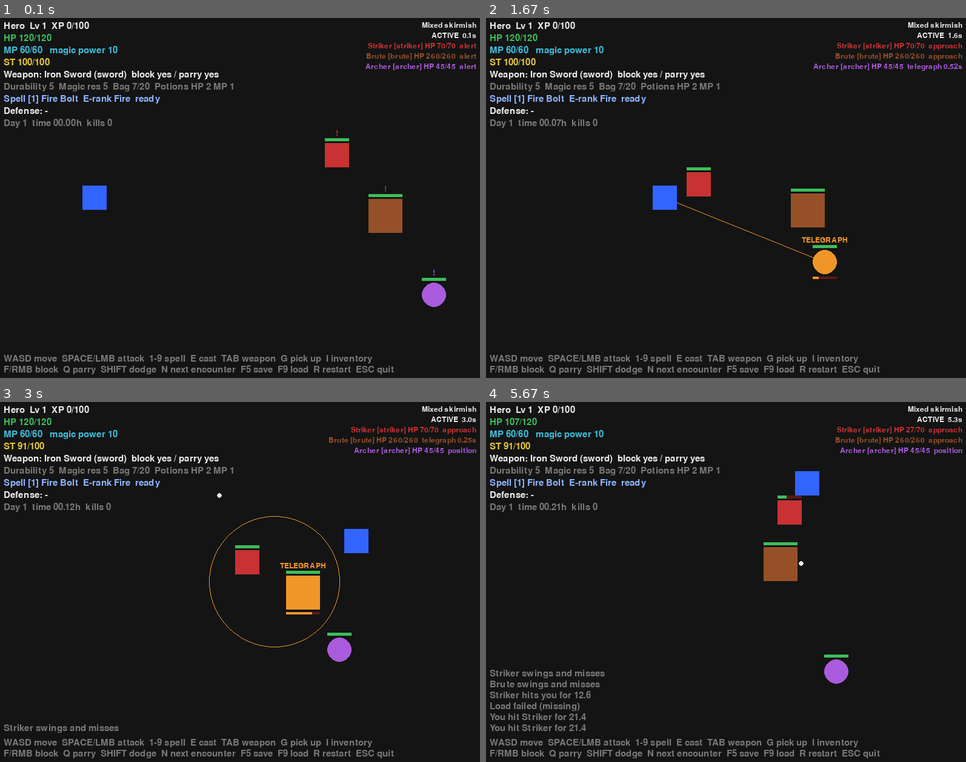
Above: before the commit, frames 1-4 (two rows, left to right).
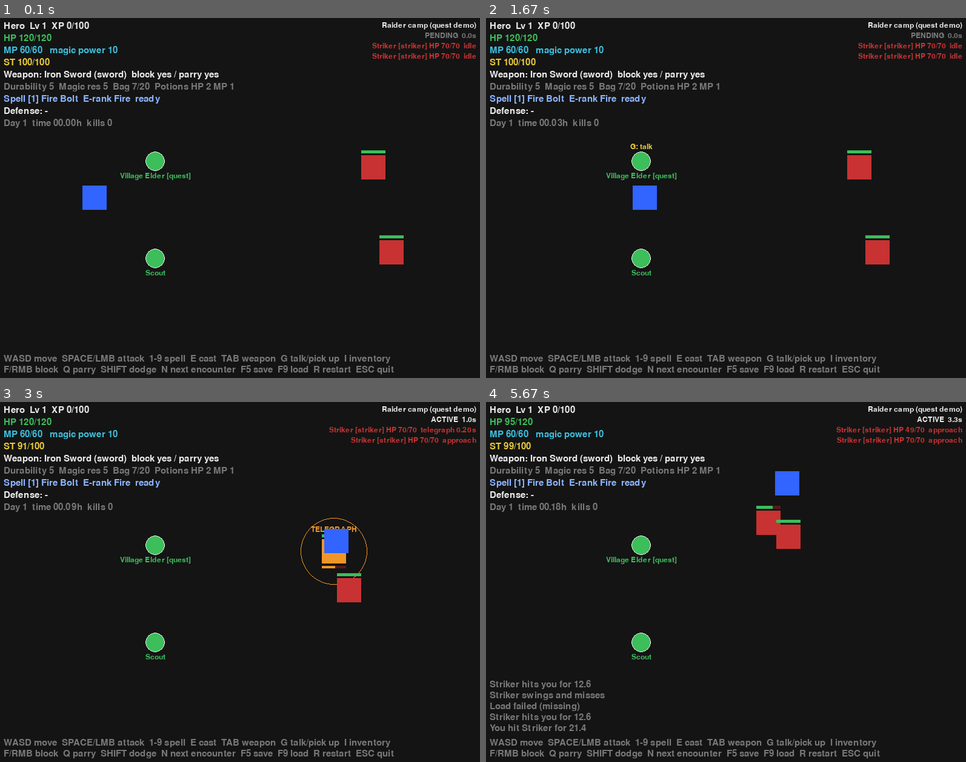
Above: after the commit, the same moments.

Repository: st10490392/magical-conquest-
Game: pygame game, started from main.py
The game is run twice, just before and just after one commit, with the same random seed, the same clock (stepped at 60 frames per second) and the same inputs.
Inputs:
- Up to frame 1 (0.1 s): no input
- Up to frame 2 (1.67 s): hold Space 0.33-0.8 s; hold D 0.33-0.8 s; tap G at 0.83, 1.65 s; tap Space at 1.17 s; hold D from 1.5 s (still down)
- Up to frame 3 (3 s): release D at 1.97 s; tap Shift at 2 s; hold W 2.33-2.63 s; hold D from 2.67 s (still down); tap G at 2.82 s
- Up to frame 4 (5.67 s): release D at 3.13 s; hold A 3.17-3.7 s; hold S 3.73-4.03 s; tap I at 4.07, 4.4 s; hold F9 4.73-5.1 s; hold W 4.73-5.1 s; hold W 5.13-5.5 s; tap Space at 5.2, 5.6 s; hold D from 5.53 s (still down)

The runs differ from the first frame. In frame 1, 3.8% of the frame differs, in the area x 25-100%, y 1-96%; in frame 2, 4.8%; in frame 3, 4.9%; in frame 4, 5.0%, in the area x 0-100%, y 1-96%.

Commit message:
feat: integrate NPC dialogue and quest demo into prototype

Diff:
--- a/game/encounters/catalog.py
+++ b/game/encounters/catalog.py
@@ -20,6 +20,11 @@
         EncounterSpec("striker_drill", "Striker drill", (SpawnSpec("striker", 600, 300),)),
         EncounterSpec("archer_drill", "Archer drill", (SpawnSpec("archer", 620, 300),)),
         EncounterSpec("brute_drill", "Brute drill", (SpawnSpec("brute", 600, 300),)),
+        # MC-005 quest demo: the raider camp waits until you walk up to it.
+        EncounterSpec("quest_camp", "Raider camp (quest demo)", (
+            SpawnSpec("striker", 620, 250),
+            SpawnSpec("striker", 650, 390),
+        ), trigger_range=260, repeat_on_clear=True),
         EncounterSpec("goblin_training", "Goblin training (MC-002)", (SpawnSpec("goblin", 600, 300),),
                       repeat_on_clear=True),
     )
--- /dev/null
+++ b/game/presentation/dialogue_panel.py
@@ -0,0 +1,71 @@
+"""Dialogue overlay and quest tracker for the Pygame prototype.
+
+Presentation only: the conversation, its options and all effects come from
+``game.dialogue`` via the session.
+"""
+
+from __future__ import annotations
+
+import textwrap
+from typing import List, Tuple
+
+import pygame
+
+from game.quests.model import QuestStatus
+from game.session import GameSession
+
+PANEL_BG = (28, 32, 30)
+WHITE = (235, 235, 235)
+GREY = (140, 140, 140)
+GOLD = (230, 200, 90)
+GREEN = (90, 200, 110)
+
+NUMBER_KEYS = {getattr(pygame, f"K_{n}"): n - 1 for n in range(1, 10)}
+
+
+def handle_dialogue_key(key: int, session: GameSession) -> None:
+    conversation = session.conversation
+    if conversation is None:
+        return
+    if key in (pygame.K_ESCAPE, pygame.K_g) or conversation.ended:
+        session.end_conversation()
+    elif key in NUMBER_KEYS:
+        session.choose_dialogue(NUMBER_KEYS[key])
+
+
+def draw_dialogue(screen: pygame.Surface, font: pygame.font.Font, small: pygame.font.Font, session: GameSession) -> None:
+    conversation = session.conversation
+    if conversation is None:
+        return
+    rect = pygame.Rect(60, screen.get_height() - 250, screen.get_width() - 120, 170)
+    pygame.draw.rect(screen, PANEL_BG, rect)
+    pygame.draw.rect(screen, GOLD, rect, 1)
+    screen.blit(font.render(conversation.speaker, True, GOLD), (rect.x + 10, rect.y + 8))
+    y = rect.y + 32
+    for line in textwrap.wrap(conversation.node.text, 80)[:3]:
+        screen.blit(small.render(line, True, WHITE), (rect.x + 10, y))
+        y += 18
+    y += 6
+    if conversation.ended:
+        screen.blit(small.render("(press any key to close)", True, GREY), (rect.x + 10, y))
+        return
+    for index, option in enumerate(conversation.options()[:5]):
+        screen.blit(small.render(f"{index + 1}. {option.text}", True, GREEN), (rect.x + 16, y))
+        y += 18
+    screen.blit(small.render("1-9 choose   Esc/G leave   (game paused)", True, GREY), (rect.x + 10, rect.bottom - 20))
+
+
+def tracker_lines(session: GameSession) -> List[Tuple[str, Tuple[int, int, int]]]:
+    """Active quests with objective progress (the objective tracker)."""
+    quests = session.campaign.quests
+    count = session.player.inventory.count
+    lines = []
+    for quest_id in quests.active():
+        definition = quests.definitions[quest_id]
+        ready = quests.status(quest_id, count) is QuestStatus.READY_TO_TURN_IN
+        lines.append((f"{definition.title}{' - return to turn in' if ready else ''}", GOLD))
+        for objective in definition.objectives:
+            done, required = quests.objective_progress(quest_id, objective.objective_id, count)
+            colour = GREEN if done >= required else WHITE
+            lines.append((f"  {objective.description or objective.target}: {done}/{required}", colour))
+    return lines
--- a/game/presentation/pygame_app.py
+++ b/game/presentation/pygame_app.py
@@ -17,6 +17,7 @@
 from game.encounters.encounter import EncounterStatus
 from game.entities.enemy import Enemy
 from game.items.ground import PICKUP_RADIUS
+from game.presentation.dialogue_panel import draw_dialogue, handle_dialogue_key, tracker_lines
 from game.presentation.inventory_panel import InventoryPanel
 from game.magic.casting import check_spell_requirements
 from game.persistence.save_manager import SaveManager
@@ -49,7 +50,7 @@
     AIState.RETREAT: "retreat",
 }
 
-DEMO_ENCOUNTER_ID = "mixed_skirmish"
+DEMO_ENCOUNTER_ID = "quest_camp"  # MC-005 quest demo; N cycles the rest
 ENCOUNTER_ORDER = tuple(ENCOUNTERS)
 
 
@@ -241,6 +242,16 @@
 
     for enemy in session.enemies:
         draw_enemy(screen, small, enemy, player)
+    npc_near = session.nearby_npc()
+    for npc in session.npcs:
+        x, y = int(npc.position.x), int(npc.position.y)
+        pygame.draw.circle(screen, GREEN, (x, y), 16)
+        pygame.draw.circle(screen, WHITE, (x, y), 16, 1)
+        label = small.render(npc.name + (" [quest]" if npc.is_quest_giver else ""), True, GREEN)
+        screen.blit(label, label.get_rect(midtop=(x, y + 18)))
+        if npc is npc_near or (npc_near is not None and npc.npc_id == npc_near.npc_id):
+            prompt = small.render("G: talk", True, YELLOW)
+            screen.blit(prompt, prompt.get_rect(midbottom=(x, y - 18)))
     for drop in session.ground.drops:
         x, y = int(drop.position.x), int(drop.position.y)
         pygame.draw.polygon(screen, YELLOW, [(x, y - 7), (x + 7, y), (x, y + 7), (x - 7, y)])
@@ -266,7 +277,8 @@
 
     for i, (text, colour) in enumerate(hud_lines(session)):
         screen.blit(font.render(text, True, colour), (10, 10 + i * 20))
-    for i, (text, colour) in enumerate(encounter_lines(session)):
+    right = encounter_lines(session) + tracker_lines(session)
+    for i, (text, colour) in enumerate(right):
         surface = small.render(text, True, colour)
         screen.blit(surface, (WIDTH - surface.get_width() - 10, 10 + i * 17))
 
@@ -274,7 +286,7 @@
         screen.blit(font.render(text, True, GREY), (10, HEIGHT - 66 - i * 18))
 
     help_lines = (
-        "WASD move  SPACE/LMB attack  1-9 spell  E cast  TAB weapon  G pick up  I inventory",
+        "WASD move  SPACE/LMB attack  1-9 spell  E cast  TAB weapon  G talk/pick up  I inventory",
         "F/RMB block  Q parry  SHIFT dodge  N next encounter  F5 save  F9 load  R restart  ESC quit",
     )
     for i, text in enumerate(help_lines):
@@ -316,7 +328,9 @@
                 if event.type == pygame.QUIT:
                     running = False
                 elif event.type == pygame.KEYDOWN:
-                    if panel.open and event.key in (pygame.K_ESCAPE, pygame.K_i):
+                    if session.conversation is not None:
+                        handle_dialogue_key(event.key, session)
+                    elif panel.open and event.key in (pygame.K_ESCAPE, pygame.K_i):
                         panel.toggle()
                     elif panel.open:
                         panel.handle_key(event.key, session)
@@ -332,7 +346,7 @@
                         session.log(f"Encounter: {session.encounter.spec.name}")
                     elif event.key == pygame.K_F5:
                         if session.player.is_alive:
-                            saves.save(session.player, session.world)
+                            saves.save(session.player, session.world, session.campaign)
                             session.log(f"Saved to {saves.path.name}")
                         else:
                             session.log("Cannot save while dead")
@@ -340,7 +354,8 @@
                         result = saves.load()
                         if result.ok:
                             session = GameSession(
-                                player=result.player, world=result.world, arena=arena, encounter_id=encounter_id
+                                player=result.player, world=result.world, arena=arena, encounter_id=encounter_id,
+                                campaign=result.campaign,
                             )
                             session.log("Save loaded")
                         else:
@@ -349,11 +364,13 @@
                         inputs.handle_keydown(event.key)
 
             controls = inputs.build()
-            if not panel.open:  # the inventory pauses the prototype
+            paused = panel.open or session.conversation is not None
+            if not paused:  # inventory and dialogue pause the prototype
                 session.update(dt, controls)
             draw(screen, font, session, small)
             if panel.open:
                 panel.draw(screen, font, small, session)
+            draw_dialogue(screen, font, small, session)
             pygame.display.flip()
 
             frames += 1
--- a/game/session.py
+++ b/game/session.py
@@ -16,7 +16,21 @@
 from game.core.combat import AttackOutcome, AttackResult
 from game.core.defense import DefenseAction
 from game.core.entity import DeathRecord
+from game.campaign import Campaign, CampaignContext
 from game.core.vector import Vec2
+from game.dialogue.catalog import get_dialogue
+from game.dialogue.conversation import ChoiceResult, Conversation
+from game.events.bus import EventBus
+from game.events.events import (
+    EnemyDefeated,
+    ItemObtained,
+    LocationReached,
+    NpcInteracted,
+    QuestProgressed,
+    QuestStatusChanged,
+)
+from game.npcs.catalog import get_npc
+from game.npcs.definitions import NpcDefinition, can_interact
 from game.encounters.catalog import get_encounter
 from game.encounters.encounter import CombatEvent, Encounter, EncounterStatus
 from game.entities.enemy import Enemy
@@ -56,6 +70,10 @@
 # with the mixed MC-003 encounter instead.
 DEFAULT_ENCOUNTER_ID = "goblin_training"
 
+# Which prototype NPCs stand in which sandbox scenario (MC-006 replaces this
+# with zones).
+SCENARIO_NPCS = {"quest_camp": ("proto_elder", "proto_scout")}
+
 # Order in which TAB cycles weapons; None means unarmed.
 WEAPON_CYCLE = (*WEAPONS.keys(), None)
 
@@ -76,7 +94,7 @@
     dodge: bool = False
     cycle_weapon: bool = False
     select_spell: Optional[int] = None  # 0-based index into the spellbook
-    interact: bool = False  # pick up nearby loot
+    interact: bool = False  # talk to a nearby NPC, else pick up nearby loot
 
 
 @dataclass
@@ -107,9 +125,19 @@
     ground: GroundLoot = field(default_factory=GroundLoot)
     # Loot randomness; seeded so headless runs are reproducible.
     rng: random.Random = field(default_factory=lambda: random.Random(0))
+    campaign: Campaign = field(default_factory=Campaign)
+    bus: EventBus = field(default_factory=EventBus)
+    conversation: Optional[Conversation] = None
+    talking_to: Optional[NpcDefinition] = None
     _respawn_timer: float = 0.0
 
     def __post_init__(self) -> None:
+        # Quests react to domain events instead of being called by combat.
+        for event_type in (EnemyDefeated, NpcInteracted, LocationReached):
+            self.bus.subscribe(event_type, self.campaign.quests.handle)
+        self.campaign.quests.attach(self.bus.publish)
+        self.bus.subscribe(QuestProgressed, self._on_quest_progress)
+        self.bus.subscribe(QuestStatusChanged, self._on_quest_status)
         if self.encounter is None:
             self.start_encounter(self.encounter_id)
 
@@ -171,7 +199,7 @@
             self._handle_defense_input(controls)
             self._move_player(dt, controls)
             if controls.interact:
-                self.pick_up_loot()
+                self.interact()
 
         target = self.encounter.nearest_enemy(player.position)
         busy = player.defense.blocking or player.defense.is_dodging
@@ -189,6 +217,9 @@
             self._on_enemy_defeated(enemy)
         if not player.is_alive and self.last_player_death is None:
             self.last_player_death = player.death
+            self.conversation = None
+            for quest_id in self.campaign.quests.on_player_death():
+                self.log(f"Quest failed: {self.campaign.quests.definitions[quest_id].title}")
         if encounter.is_over and not was_over:
             self._on_encounter_over(encounter)
         if encounter.status is EncounterStatus.CLEARED and encounter.spec.repeat_on_clear:
@@ -224,6 +255,58 @@
                 self.log(f"Equipped {get_item(candidate).name}")
                 return
 
+    # ------------------------------------------------------- npcs/dialogue
+    @property
+    def npcs(self) -> List[NpcDefinition]:
+        return [get_npc(npc_id) for npc_id in SCENARIO_NPCS.get(self.encounter_id, ())]
+
+    def nearby_npc(self) -> Optional[NpcDefinition]:
+        near = [n for n in self.npcs if can_interact(n, self.player.position, self.player.is_alive)]
+        return min(near, key=lambda n: n.position.distance_to(self.player.position)) if near else None
+
+    def interact(self) -> None:
+        """G: talk to a nearby NPC, otherwise pick up nearby loot."""
+        npc = self.nearby_npc()
+        if npc is not None:
+            self.talk_to(npc.npc_id)
+        else:
+            self.pick_up_loot()
+
+    def dialogue_context(self, npc_id: Optional[str] = None) -> CampaignContext:
+        return CampaignContext(self.player, self.campaign, npc_id, on_item=self._reward_item)
+
+    def talk_to(self, npc_id: str) -> Optional[Conversation]:
+        npc = get_npc(npc_id)
+        if not can_interact(npc, self.player.position, self.player.is_alive):
+            return None
+        self.campaign.npcs.record_interaction(npc_id)
+        self.bus.publish(NpcInteracted(npc_id))  # TALK objectives count this
+        self.talking_to = npc
+        self.conversation = Conversation(get_dialogue(npc.dialogue_id), self.dialogue_context(npc_id), npc.name)
+        return self.conversation
+
+    def choose_dialogue(self, index: int) -> ChoiceResult:
+        if self.conversation is None:
+            return ChoiceResult(False, ("No conversation.",))
+        result = self.conversation.choose(index)
+        for message in result.messages:
+            self.log(message)
+        return result
+
+    def end_conversation(self) -> None:
+        self.conversation = None
+        self.talking_to = None
+
+    def _reward_item(self, item_id: str, quantity: int) -> None:
+        self.bus.publish(ItemObtained(item_id, quantity, "reward"))
+
+    def _on_quest_progress(self, event: QuestProgressed) -> None:
+        title = self.campaign.quests.definitions[event.quest_id].title
+        self.log(f"{title}: {event.count}/{event.required}")
+
+    def _on_quest_status(self, event: QuestStatusChanged) -> None:
+        pass  # dialogue effects already report accept/complete; hook for UI/achievements
+
     # ------------------------------------------------------------ items
     def pick_up_loot(self) -> Optional[PickupStatus]:
         drop = self.ground.nearest(self.player.position)
@@ -232,6 +315,7 @@
         result = self.ground.pickup(drop.drop_id, lambda item, qty: give_item(self.player, item, qty))
         for item_id, quantity in result.taken:
             self.log(f"Picked up {get_item(item_id).name} x{quantity}")
+            self.bus.publish(ItemObtained(item_id, quantity, "loot"))
         if result.left:
             self.log("Inventory full - some loot left on the ground")
         return result.status
@@ -319,7 +403,8 @@
             self.log(f"{encounter.spec.name}: failed - press R to restart")
 
     def _on_enemy_defeated(self, enemy: Enemy) -> None:
-        """Single place rewards happen: XP, then a loot drop."""
+        """Single place rewards happen: XP, then a loot drop, then the
+        EnemyDefeated event that quests listen to."""
         self.kills += 1
         gained = self.player.gain_xp(enemy.xp_reward)
         self.log(f"{enemy.name} defeated! +{enemy.xp_reward} XP")
@@ -329,3 +414,4 @@
             drops = get_loot_table(enemy.loot_table_id).roll(self.rng)
             if self.ground.spawn(enemy.position, drops, get_item):
                 self.log(f"{enemy.name} dropped loot (G to pick up)")
+        self.bus.publish(EnemyDefeated(enemy.entity_id, enemy.archetype, self.encounter_id))
